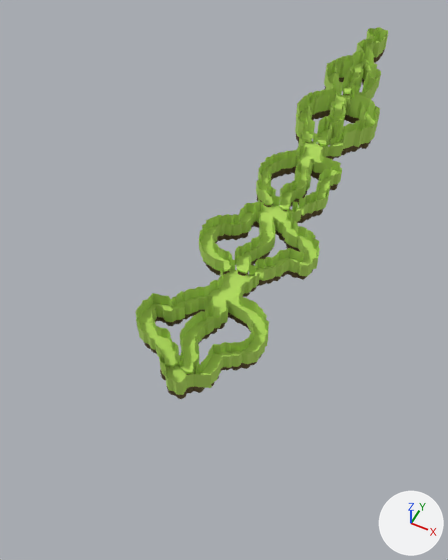
Before and after pictures for a commit that changed the FBX model MMIGroup1Project/Assets/Objects/IslandVersion2.fbx.
Before and after are seen from a 50 mm camera at (32.8, -152.3, 78.9) aimed at (-3.5, -79.7, -11.8). Every picture has the same lights, and +X, +Y and +Z are marked at lower right.

Names of what the first picture shows: 'Grass', 'Rock', 'Walls'.
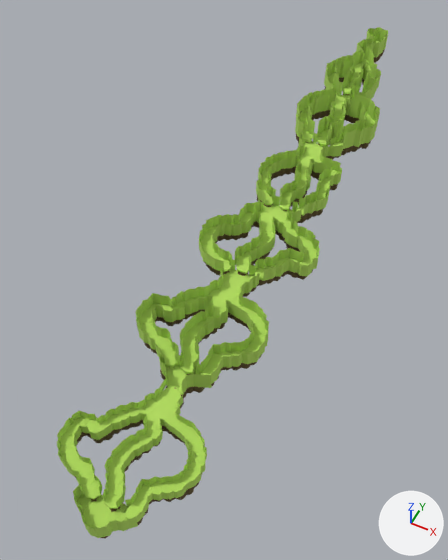
Where the change shows, as pixel boxes (x1, y1, x2, y2) in the pictures (448 x 560 px):
'Walls', reshaped (31% wider, 39% taller)
    before: (136, 27, 388, 394)
    after: (57, 27, 388, 537)
'Grass', reshaped (32% wider, 40% taller)
    before: (138, 40, 386, 395)
    after: (59, 40, 386, 538)
'Rock', reshaped (29% wider, 40% taller)
    before: (144, 49, 385, 399)
    after: (74, 49, 385, 539)
part 1 of me_walls, added (green)
    after: (74, 413, 148, 503)
part 2 of me_walls, added (green)
    after: (116, 419, 191, 508)
part 3 of me_walls, added (green)
    after: (57, 379, 166, 496)
part 4 of me_walls, added (green)
    after: (136, 392, 207, 521)
part 5 of me_walls, added (green)
    after: (73, 484, 138, 537)
part 6 of me_walls, deleted
    before: (165, 374, 183, 394)
part 7 of me_walls, added
    after: (124, 499, 132, 508)
part 8 of me_grass, added (green)
    after: (59, 386, 207, 522)
part 9 of me_grass, added (green)
    after: (77, 494, 128, 538)
part 10 of me_rock, built on
    before: (170, 391, 186, 399)
    after: (74, 387, 202, 539)

What changed in the scene script:
```text
Change me_grass:
    used by ob_grass; location = (0.0, 0.0, 0.0)
    remove me_grass.from_pydata(...)  # 2712 vertices, 4015 faces; spans x -9.2..13.7, y -109.6..2.6, z -5.5..0.5
    add me_grass.from_pydata(...)  # 3248 vertices, 4840 faces; spans x -9.2..13.7, y -133.2..2.6, z -7.0..0.5
    me_grass part 8: a new loose piece of 466 vertices spanning x -8.4..13.1, y -129.5..-108.9, z -5.9..-4.9, in mat_grass (green #b6df62)
    me_grass part 9: a new loose piece of 70 vertices spanning x -1.2..7.6, y -133.2..-127.6, z -7.0..-6.1, in mat_grass (green #b6df62)
Change me_walls:
    used by ob_walls; location = (0.0, 0.0, 0.0)
    verts and faces of me_walls; kept vertices keep their numbers, new ones are numbered from 1964
    before: 1914 (3.2, -109.6, -1.8) at pixel (175, 381), 1917 (1.0, -109.0, -1.6) at pixel (164, 372), 1922 (1.8, -109.5, -1.7) at pixel (167, 377), 1923 (2.5, -109.3, -1.7) at pixel (171, 378), 1924 (4.1, -109.2, -1.8) at pixel (181, 382)
    before: 1942 (1.0, -108.9, -5.3) at pixel (166, 385), 1948 (2.5, -109.3, -5.5) at pixel (173, 391), 1949 (3.2, -109.5, -5.5) at pixel (176, 394), 1951 (4.1, -109.2, -5.5) at pixel (182, 394), 1962 (1.8, -109.5, -5.5) at pixel (169, 390)
    remove me_walls.from_pydata(...)  # 1964 vertices, 952 faces; spans x -9.2..13.7, y -109.6..2.6, z -5.5..3.9
    add me_walls.from_pydata(...)  # 2400 vertices, 1163 faces; spans x -9.2..13.7, y -133.2..2.6, z -6.8..3.9
    me_walls part 1: a new loose piece of 118 vertices spanning x -6.3..2.8, y -129.0..-115.5, z -5.5..-3.2, in mat_grass (green #b6df62)
    me_walls part 2: a new loose piece of 116 vertices spanning x 2.7..10.8, y -128.9..-115.3, z -5.8..-3.2, in mat_grass (green #b6df62)
    me_walls part 3: a new loose piece of 96 vertices spanning x -8.4..1.0, y -129.5..-108.9, z -5.5..-3.2, in mat_grass (green #b6df62)
    me_walls part 4: a new loose piece of 74 vertices spanning x 4.1..13.1, y -129.3..-109.1, z -5.5..-3.2, in mat_grass (green #b6df62)
    me_walls part 5: a new loose piece of 32 vertices spanning x -1.2..8.3, y -133.2..-128.8, z -6.7..-3.3, in mat_grass (green #b6df62)
    me_walls part 6
    add delete_vertices([1914, 1922, 1923, 1948, 1949, 1962])  # with the faces that use them
    me_walls part 7
    add verts[1964] = (5.0, -127.6, -3.5)  # pixel (121, 495)
    add verts[1965] = (5.7, -127.9, -3.6)  # pixel (124, 500)
    add verts[1966] = (6.4, -127.5, -3.4)  # pixel (131, 499)
    add verts[1967] = (5.5, -127.7, -6.7)  # pixel (127, 506)
    add verts[1968] = (5.7, -128.0, -6.8)
    add verts[1969] = (6.3, -127.6, -6.6)
    add faces += [(1965, 1968, 1969, 1966), (1964, 1967, 1968, 1965)]
Change me_rock:
    used by ob_rock; location = (0.0, 0.0, 0.0)
    remove me_rock.from_pydata(...)  # 7319 vertices, 14674 faces; spans x -9.0..13.0, y -109.4..2.4, z -7.7..0.4
    add me_rock.from_pydata(...)  # 8954 vertices, 17952 faces; spans x -9.0..13.0, y -132.6..2.4, z -9.0..0.4
    me_rock part 10: 1 vertex moved from x 3.2, y -109.0, z -5.0 to x 3.7, y -109.1, z -5.1; 4 vertices removed from x 2.5..3.9, y -109.4..-109.1, z -6.5..-5.1; 1639 vertices added at x -8.2..12.8, y -132.6..-109.1, z -9.0..-5.1
```
